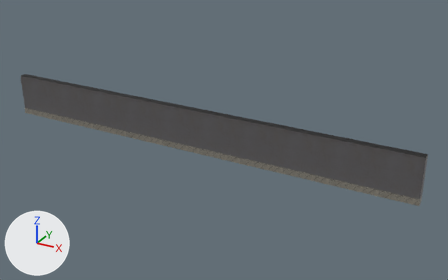
The FBX model Assets/Model/Environment/long wall shop.fbx: old version first, new version second.
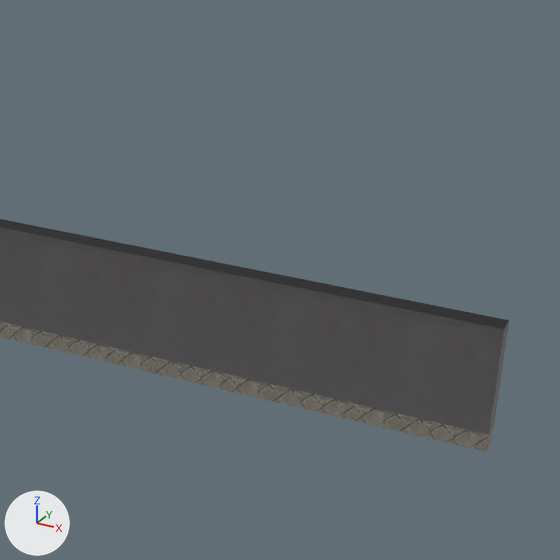
Each version appears first whole from a camera (50 mm lens) standing at (40.0, -64.4, 34.8) and looking at (3.7, 1.6, 1.8), and next in a close-up on the part from 51% to 100% of the width and 10% to 89% of the height. Lighting does not change. The marker at lower left points along +X, +Y and +Z. The older version's two pictures come first.

Objects in the first close-up: 'long wall shop'.
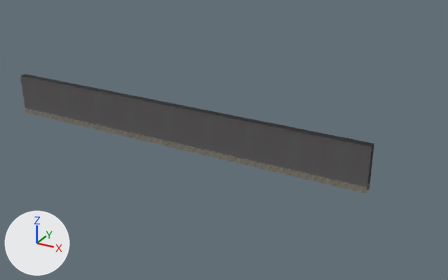
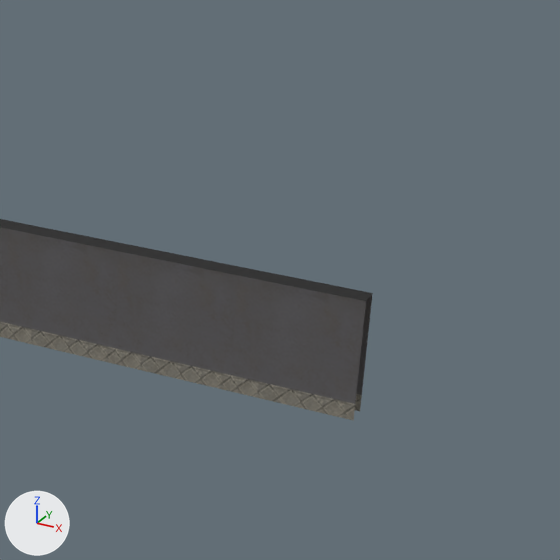
Commit message: new wall

Pixel boxes [x1, y1, x2, y2] of what changed, in the close-ups (560 x 560 px):
```json
{"object": "long wall shop", "change": "reshaped", "before": [0, 219, 509, 452], "after": [0, 219, 373, 421]}
{"part": 1, "of": "me_cube_012", "change": "deleted", "before": [354, 293, 509, 452]}
```

Scene script edits in JSON lines:
```json
{"block": "me_cube_012", "where": "# used by ob_long_wall_shop; location = (0.0, 0.0, 0.0)"}
{"block": "me_cube_012", "where": "# verts and faces of me_cube_012; kept vertices keep their numbers, new ones are numbered from 44"}
{"block": "me_cube_012", "where": "# before: 0 (29.8, -0.5, 0.0) at pixel (486, 452), 1 (29.8, -0.5, 6.0) at pixel (504, 329), 2 (23.8, -0.5, 0.0) at pixel (353, 420), 3 (23.8, -0.5, 6.0) at pixel (366, 301), 4 (29.8, 0.5, 0.0) at pixel (491, 442)"}
{"block": "me_cube_012", "where": "# before: 5 (29.8, 0.5, 6.0) at pixel (509, 320), 6 (23.8, 0.5, 0.0), 7 (23.8, 0.5, 6.0) at pixel (372, 293)"}
{"op": "remove", "block": "me_cube_012", "code": "me_cube_012.from_pydata(...)  # 44 vertices, 32 faces; spans x -30.2..29.8, y -0.5..0.5, z 0.0..6.0"}
{"op": "add", "block": "me_cube_012", "code": "me_cube_012.from_pydata(...)  # 40 vertices, 28 faces; spans x -30.2..23.8, y -0.5..0.5, z 0.0..6.0"}
{"block": "me_cube_012", "change": "me_cube_012 part 1"}
{"op": "add", "block": "me_cube_012", "code": "delete_vertices([0, 1, 4, 5])  # with the faces that use them"}
```
